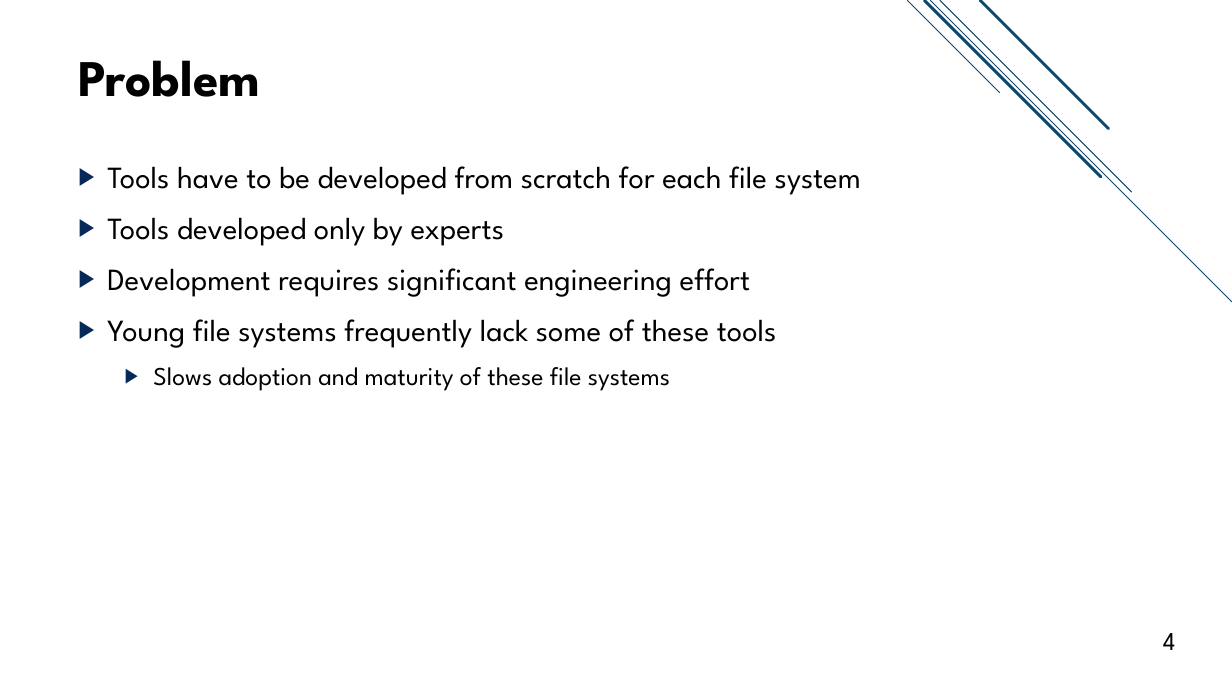
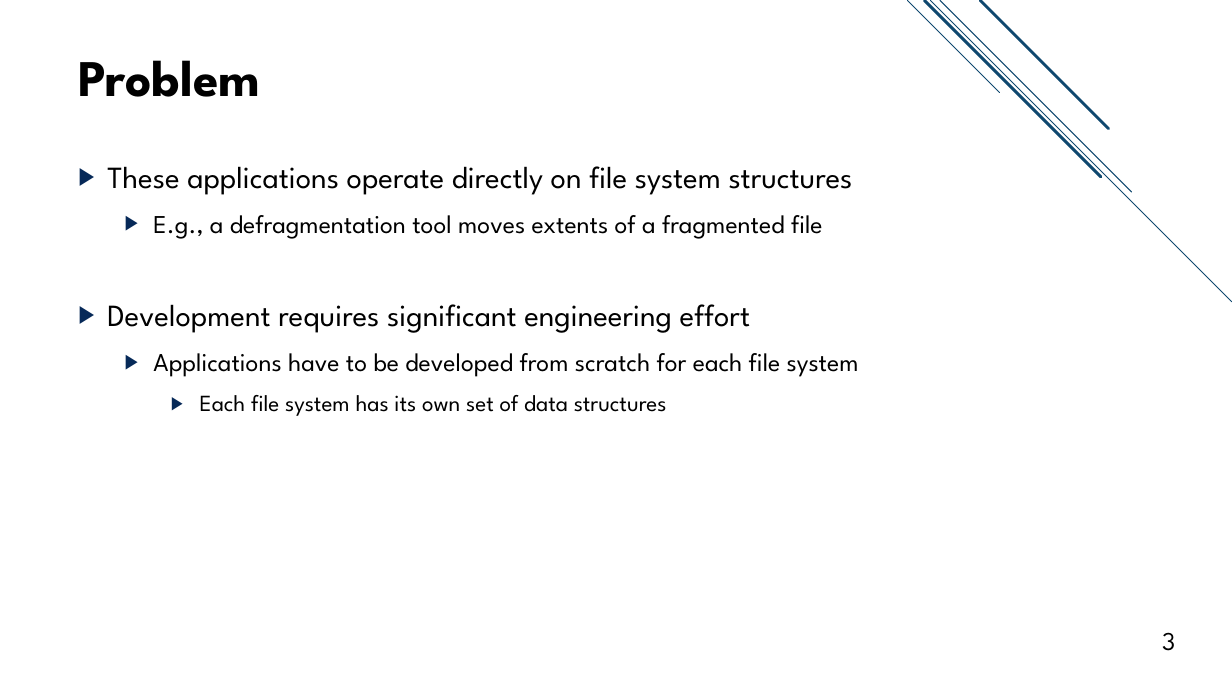
Before and after one commit to jacksun007/evfs-paper, a slide deck: slide 3 of slide/evfs_talk.pptx (slide 4 before the commit). Drawn at 1232x693 pixels with LibreOffice and Linux fonts; fonts in the diff are those of the drawing. Boxes give left, top, right and bottom in pixels: in the first picture for what was removed or moved away, otherwise in the second. Text is boxed around its words. In the diff, an @@ line names an element or a change of style, - is before the commit and + after.

```diff
--- a/slide/evfs_talk.pptx
+++ b/slide/evfs_talk.pptx
@@ text at (107, 166, 853, 239): text changed @@
-▶ Tools have to be developed from scratch for each file system
-▶ Tools developed only by experts
+▶ These applications operate directly on file system structures
+  ▶ E.g., a defragmentation tool moves extents of a fragmented file
@@ text at (153, 353, 859, 416): text changed; size 24 to 20 pt @@
-▶ Young file systems frequently lack some of these tools
-  ▶ Slows adoption and maturity of these file systems
+  ▶ Applications have to be developed from scratch for each file system
+    ▶ Each file system has its own set of data structures
@@ page number at (1162, 632, 1175, 651): text changed @@
-4
+3
```
Also in this commit, not shown: 6 other slides changed, 1 slide added, 3 slides removed.
